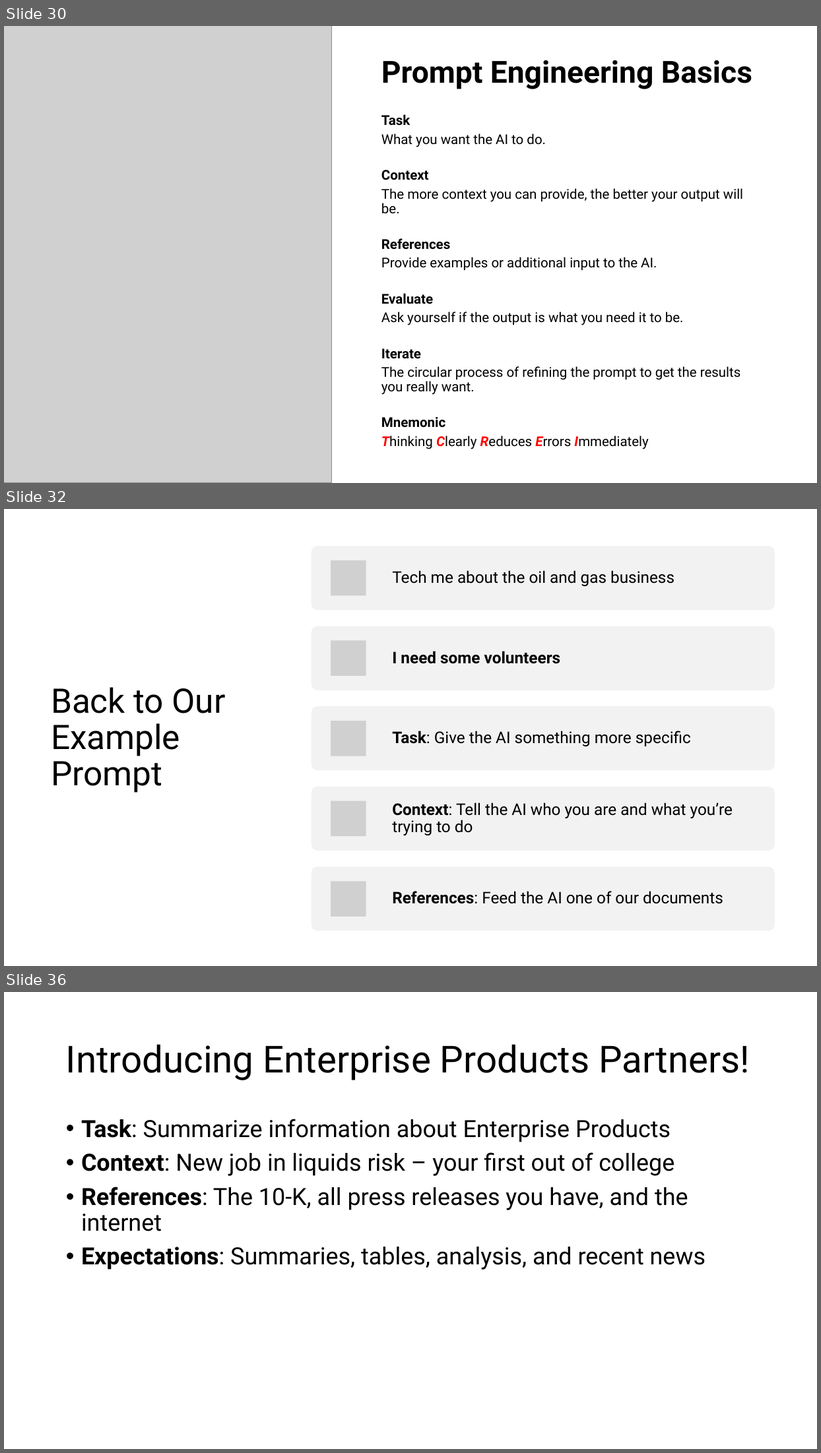
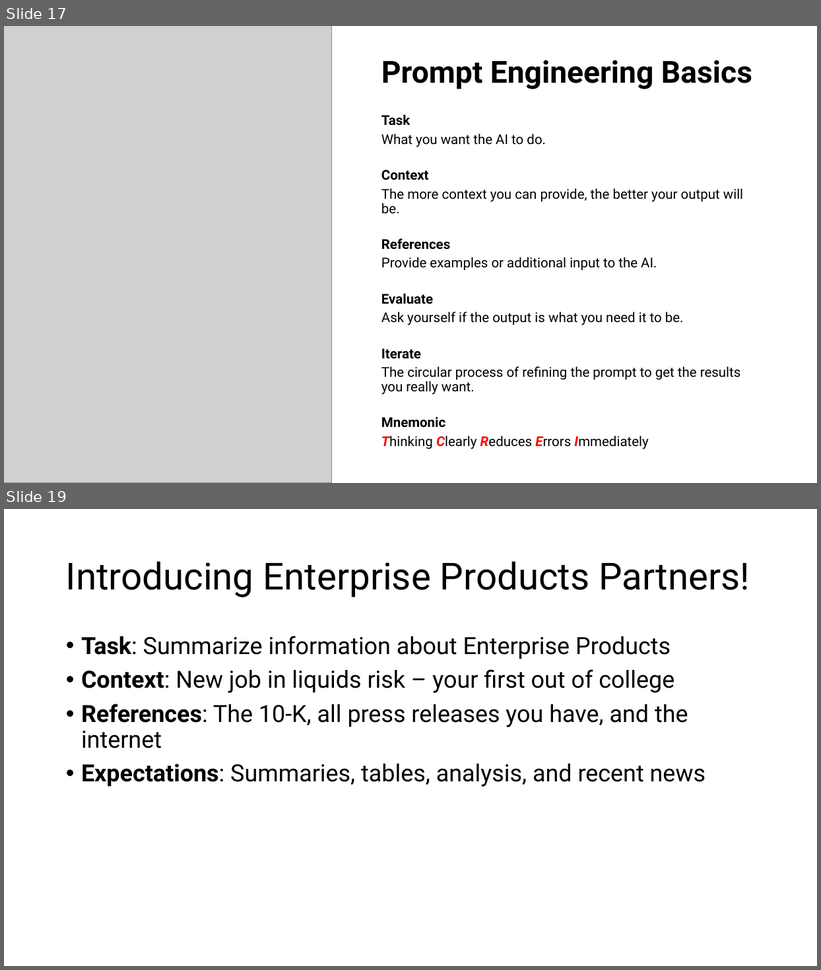
Before and after one commit to ericburcham/prompt-engineering, a slide deck: presentation/presentation.pptx. Shown one above the other, each under a label of ours: slides 30, 32 and 36 before the commit, slides 17 and 19 after it; the slides between them are not shown. The pictures are 821x1453 and 821x970 pixels, drawn with LibreOffice and Linux fonts; fonts in the diff are those of the drawing; grey boxes stand for pictures. Boxes give left, top, right and bottom in pixels: in the first picture for what was removed or moved away, otherwise in the second. Text is boxed around its words. In the diff, an @@ line names an element or a change of style, - is before the commit and + after.

```diff
--- a/presentation/presentation.pptx
+++ b/presentation/presentation.pptx
@@ slide 32 removed at (x1=4, y1=509, x2=817, y2=966), background #FFFFFF @@
@@ title removed at (x1=51, y1=687, x2=226, y2=793) @@
-Back to Our Example Prompt
@@ group removed at (x1=312, y1=545, x2=775, y2=931): 5 rounded rectangles, 5 pictures, 5 texts @@
-Tech me about the oil and gas business
-I need some volunteers
-Task: Give the AI something more specific
-Context: Tell the AI who you are and what you’re trying to do
-References: Feed the AI one of our documents
@@ what was slide 30 is now slide 17 @@
@@ what was slide 36 is now slide 19 @@
```
Also in this commit, not shown: 5 slides changed, 1 slide added, 16 other slides removed, 1 other file.
